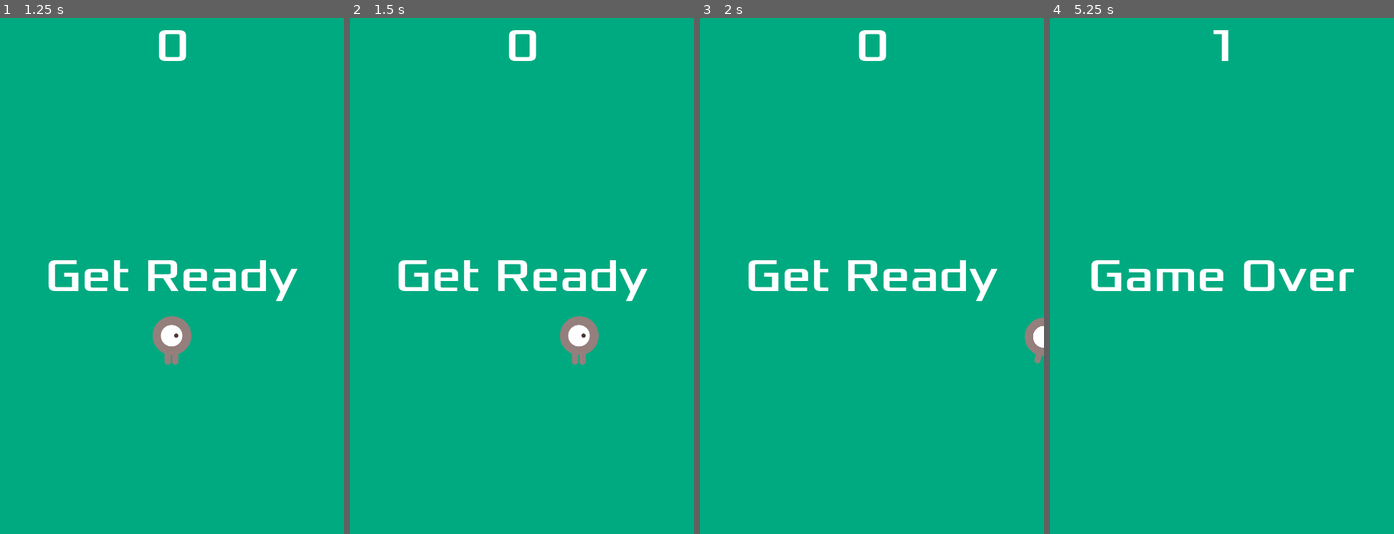
Above: before the commit, frames 1-4 (left to right).
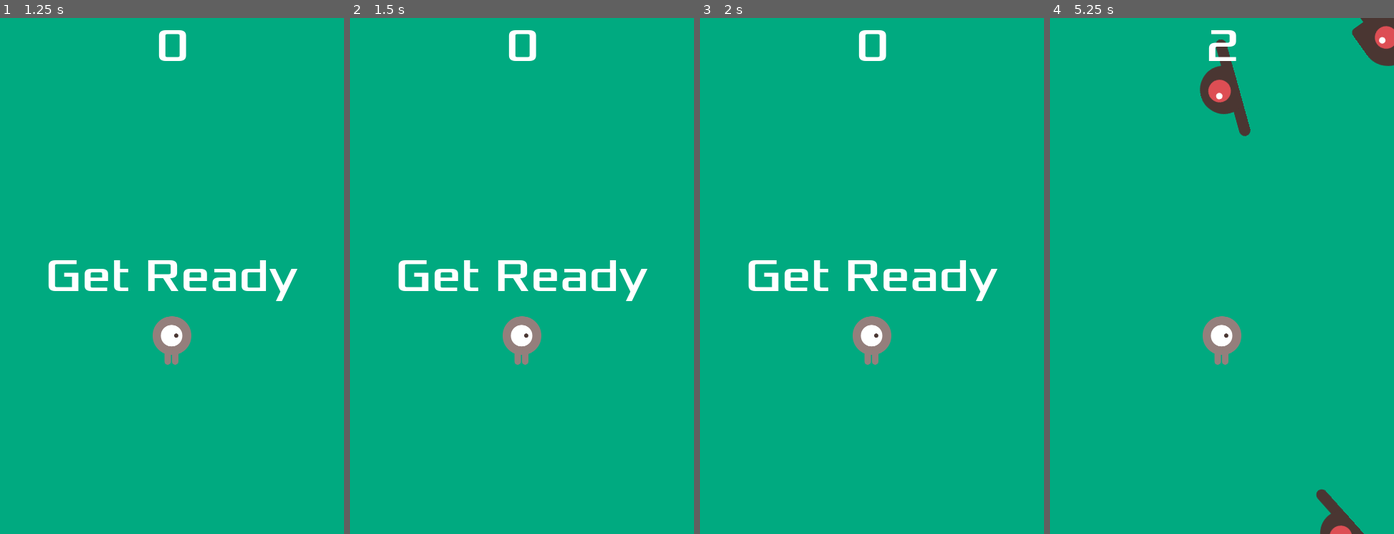
Above: after the commit, the same moments.

Repository: joaocllira/dodge-the-creeps
Game: Godot game, scene res://main.tscn
Same seed, same stepped clock (60 frames per second), same inputs: the game is played once before the commit and once after it.
Inputs (mouse positions are in pixels of both pictures, inside the frame that each line leads up to):
- Up to frame 1 (1.25 s): click "Start" at 0.5 s
- Up to frame 2 (1.5 s): tap Enter at 1.25 s; move the mouse to (597, 250) at 1.27 s; hold Right (move_right) from 1.28 s (still down)
- Up to frame 3 (2 s): keep holding Right (move_right)
- Up to frame 4 (5.25 s): move the mouse to (1153, 301) at 2.02 s; release Right (move_right) at 2.03 s; hold Down (move_down) 2.03-2.78 s; move the mouse to (1256, 162) at 2.77 s; hold Right (move_right) 2.78-3.53 s; move the mouse to (1204, 379) at 3.52 s; hold Up (move_up) 3.53-4.28 s; move the mouse to (1325, 353) at 4.27 s; hold Left (move_left) from 4.28 s (still down); move the mouse to (1118, 198) at 5.02 s

Frame 1 is identical in both runs. In frame 2, 1.5% of the frame differs, in the area x 44-73%, y 57-68%; in frame 3, 1.1%; in frame 4, 5.3%, in the area x 11-100%, y 0-100%.

Commit message:
added support to touch controls for mobile play

Diff:
--- a/player.gd
+++ b/player.gd
@@ -4,11 +4,42 @@
 
 @export var speed: float = 400.0 # How fast the player will move (pixels/sec).
 var screen_size # Size of the game window.
+var mouse_move_direction: String = "none";
+
+var mouse_motion_dir: Vector2 = Vector2.ZERO
+
+func _input(event: InputEvent) -> void:
+	if event is InputEventScreenDrag:
+		# Raw motion delta (pixels moved since last frame)
+		var motion: Vector2 = event.relative
+
+		# Normalize to unit direction (-1 to 1)
+		if motion.length() > 0:
+			mouse_motion_dir = motion.normalized()
+
+			# Separate into cardinal directions
+			mouse_move_direction = determine_cardinal_direction(mouse_motion_dir)
+
+func determine_cardinal_direction(dir: Vector2) -> String:
+	# Threshold to avoid jitter (optional, tweak 0.3-0.5)
+	var threshold: float = 0.4
+
+	if abs(dir.x) > threshold:
+		if dir.x > 0:
+			return "right"
+		else:
+			return "left"
+	elif abs(dir.y) > threshold:
+		if dir.y < 0:  # Y-up in Go
+			return "up"
+		else:
+			return "down"
+	else:
+		return "none"
 
 
 # Called when the node enters the scene tree for the first time.
 func _ready() -> void:
-
 	screen_size = get_viewport_rect().size
 	hide()
 
@@ -16,14 +47,24 @@
 # Called every frame. 'delta' is the elapsed time since the previous frame.
 func _process(delta):
 	var velocity = Vector2.ZERO # The player's movement vector.
-	if Input.is_action_pressed("move_right"):
-		velocity.x += 1
-	if Input.is_action_pressed("move_left"):
-		velocity.x -= 1
-	if Input.is_action_pressed("move_down"):
-		velocity.y += 1
-	if Input.is_action_pressed("move_up"):
-		velocity.y -= 1
+	# if Input.is_action_pressed("move_right"):
+	#	velocity.x += 1
+	# if Input.is_action_pressed("move_left"):
+	#	velocity.x -= 1
+	# if Input.is_action_pressed("move_down"):
+	#	velocity.y += 1
+	# if Input.is_action_pressed("move_up"):
+	#	velocity.y -= 1
+
+	if mouse_move_direction != "none":
+		if mouse_move_direction == "right":
+			velocity.x += 1
+		if mouse_move_direction == "left":
+			velocity.x -= 1
+		if mouse_move_direction == "down":
+			velocity.y += 1
+		if mouse_move_direction == "up":
+			velocity.y -= 1
 
 	if velocity.length() > 0:
 		velocity = velocity.normalized() * speed
--- a/project.godot
+++ b/project.godot
@@ -54,6 +54,10 @@
 ]
 }
 
+[input_devices]
+
+pointing/emulate_touch_from_mouse=true
+
 [rendering]
 
 renderer/rendering_method="gl_compatibility"
Not shown, changed: Dodge the Creeps.apk
Not shown, changed: Dodge the Creeps.apk.idsig
